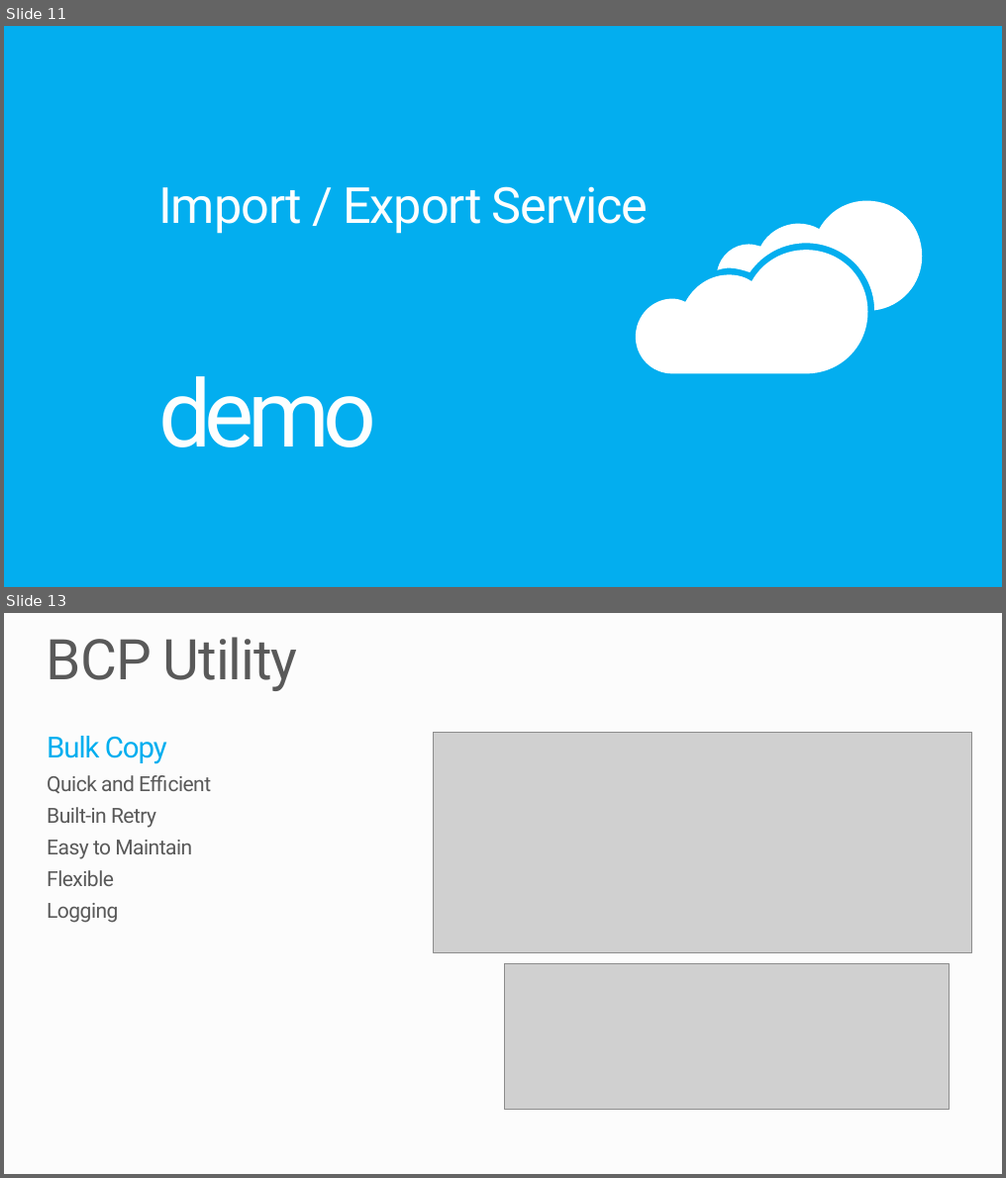
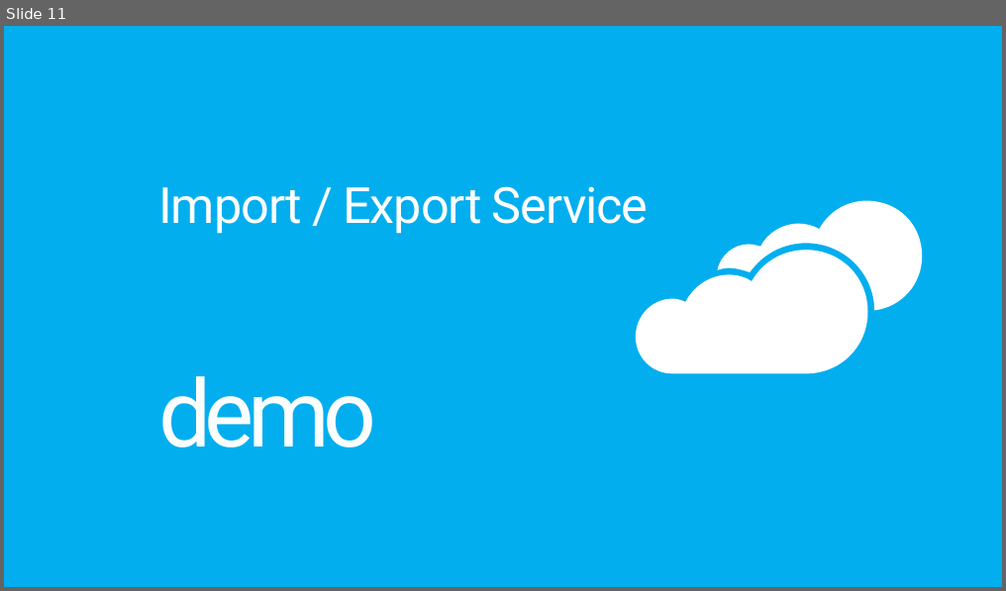
Before and after one commit to tanleittl/PRESENTATION-SQLDatabaseMigration, a slide deck: SQLDatabaseMigration.pptx. Shown one above the other, each under a label of ours: slides 11 and 13 before the commit, slide 11 after it; the slides between them are not shown. The pictures are 1006x1178 and 1006x591 pixels, drawn with LibreOffice and Linux fonts; fonts in the diff are those of the drawing; grey boxes stand for pictures; background and template pictures are left out. Boxes give left, top, right and bottom in pixels: in the first picture for what was removed or moved away, otherwise in the second. Text is boxed around its words. In the diff, an @@ line names an element or a change of style, - is before the commit and + after.

```diff
--- a/SQLDatabaseMigration.pptx
+++ b/SQLDatabaseMigration.pptx
@@ slide 13 removed at box(4, 613, 1002, 1174), background #FCFCFC @@
@@ title removed at box(47, 637, 298, 691) @@
-BCP Utility
@@ text removed at box(47, 736, 211, 923) @@
-Bulk Copy
-Quick and Efficient
-Built-in Retry
-Easy to Maintain
-Flexible
-Logging
@@ picture removed at box(434, 733, 972, 954) @@
@@ picture removed at box(504, 963, 948, 1109) @@
```
Also in this commit, not shown: 7 slides changed, 5 slides added, 5 other slides removed.
